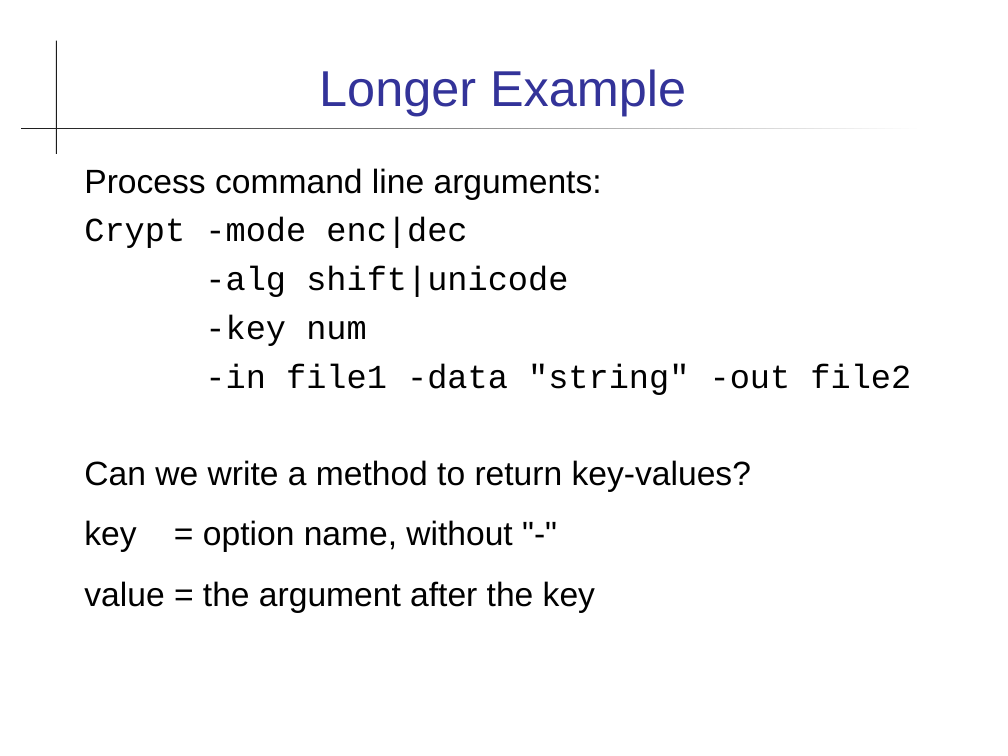
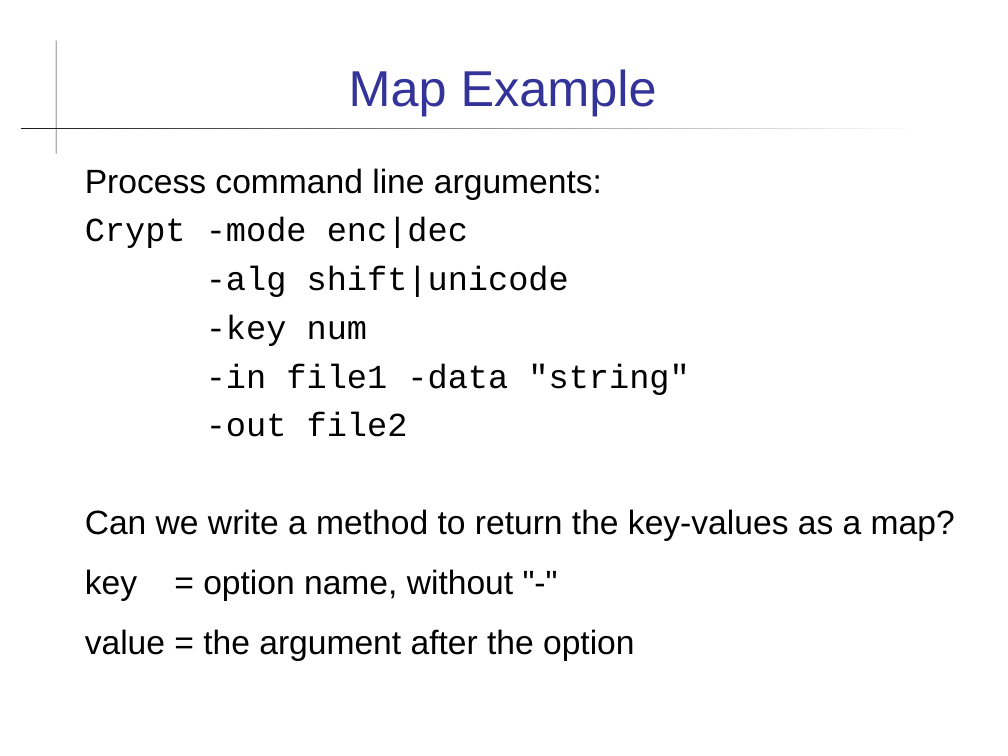
Before and after one commit to skeoop/skeoop.github.io, a slide deck: slide 12 of collections/Map.ppt. Drawn at 1008x756 pixels with LibreOffice and Linux fonts; fonts in the diff are those of the drawing. Boxes give left, top, right and bottom in pixels: in the first picture for what was removed or moved away, otherwise in the second. Text is boxed around its words. In the diff, an @@ line names an element or a change of style, - is before the commit and + after.

```diff
--- a/collections/Map.ppt
+++ b/collections/Map.ppt
@@ title at bbox=[349, 69, 657, 116]: text changed @@
-Longer Example
+Map Example
@@ text at bbox=[85, 363, 955, 541]: text changed @@
--in file1 -data "string" -out file2
-Can we write a method to return key-values?
+-in file1 -data "string"
+-out file2
+Can we write a method to return the key-values as a map?
@@ text at bbox=[85, 629, 635, 661]: text changed @@
-value = the argument after the key
+value = the argument after the option
```
Also in this commit, not shown: 3 other slides changed, 3 other files.
